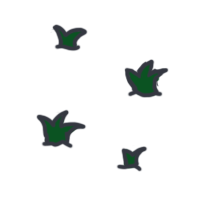
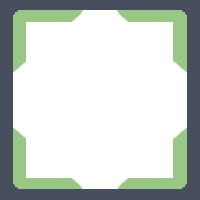
Revision of a layered 200px x 200px image; what changed, layer by layer:
showed "图层 1" over [0, 0, 200, 200]
showed group "提示" (3 layers) over [0, 0, 200, 200]
added layer "图层 22" in group "提示" over [0, 0, 200, 200]
hid "图层 18" over [36, 24, 169, 172]
hid "图层 19" over [39, 27, 162, 170]
